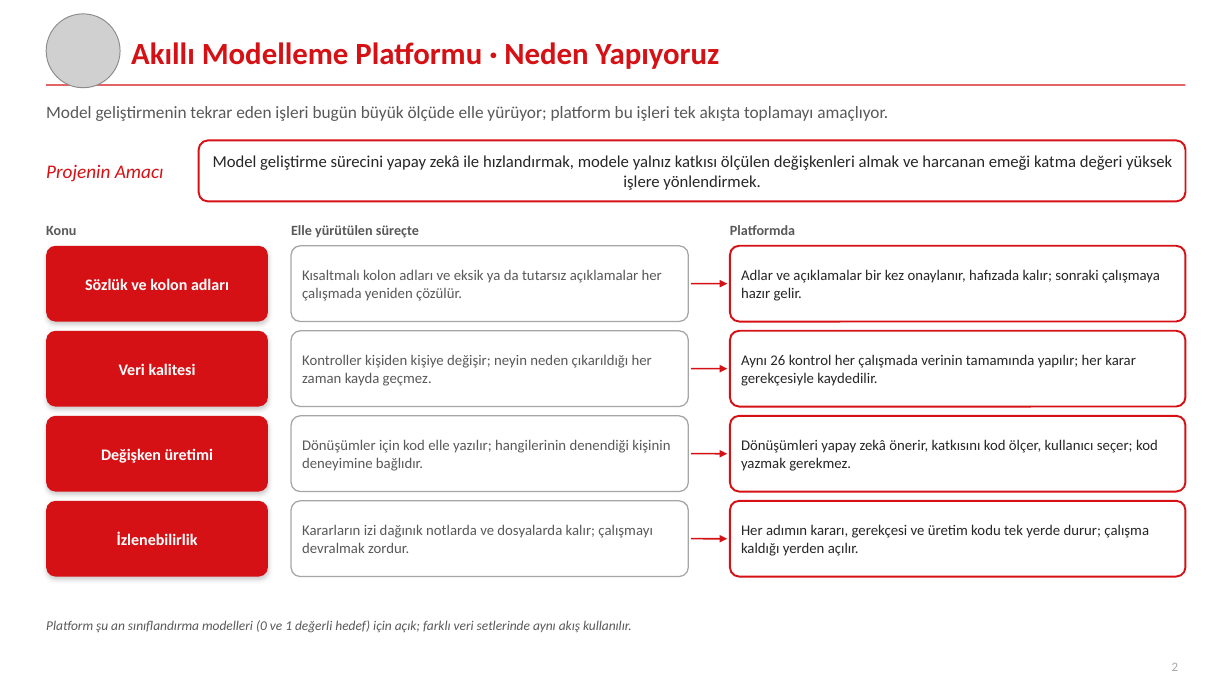
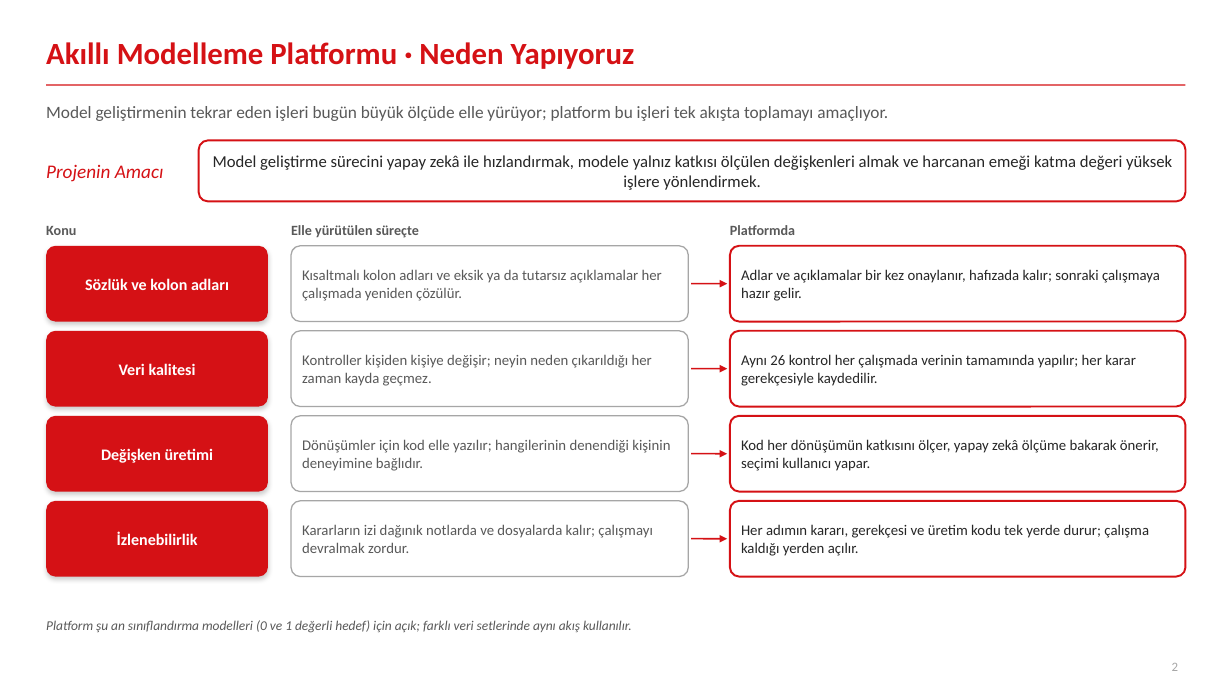
Before and after one commit to canmergen/amp, a slide deck: slide 2 of analitik_modelleme_platformu_GUNCEL/sunum/Akilli_Modelleme_Platformu_Sunum.pptx. Drawn at 1232x693 pixels with LibreOffice and Linux fonts; fonts in the diff are those of the drawing; grey boxes stand for pictures. Boxes give left, top, right and bottom in pixels: in the first picture for what was removed or moved away, otherwise in the second. Text is boxed around its words. In the diff, an @@ line names an element or a change of style, - is before the commit and + after.

```diff
--- a/analitik_modelleme_platformu_GUNCEL/sunum/Akilli_Modelleme_Platformu_Sunum.pptx
+++ b/analitik_modelleme_platformu_GUNCEL/sunum/Akilli_Modelleme_Platformu_Sunum.pptx
@@ title "Akıllı Modelleme Platformu · Neden ...": place and size @@
-title "Akıllı Modelleme Platformu · Neden ..." at box(131, 42, 720, 69)
+title "Akıllı Modelleme Platformu · Neden ..." at box(46, 42, 635, 69)
@@ picture removed at box(46, 14, 120, 88) @@
@@ text at box(741, 439, 1159, 471): text changed @@
-Dönüşümleri yapay zekâ önerir, katkısını kod ölçer, kullanıcı seçer; kod yazmak gerekmez.
+Kod her dönüşümün katkısını ölçer, yapay zekâ ölçüme bakarak önerir, seçimi kullanıcı yapar.
```
Also in this commit, not shown: 13 other slides changed, 1 other file.
